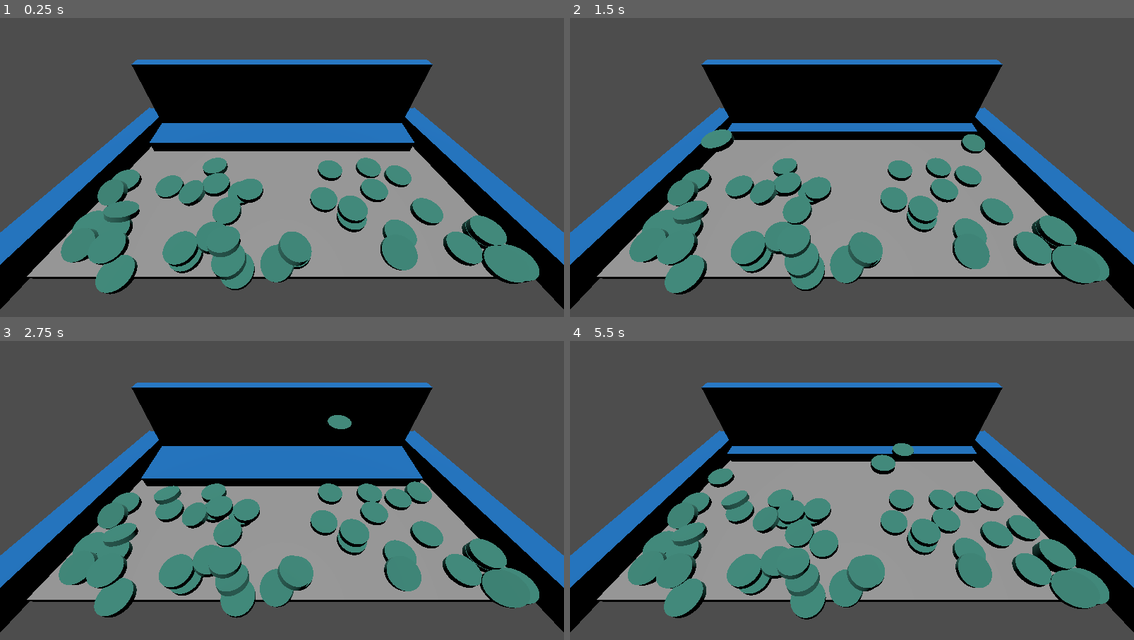
Above: before the commit, frames 1-4 (two rows, left to right).
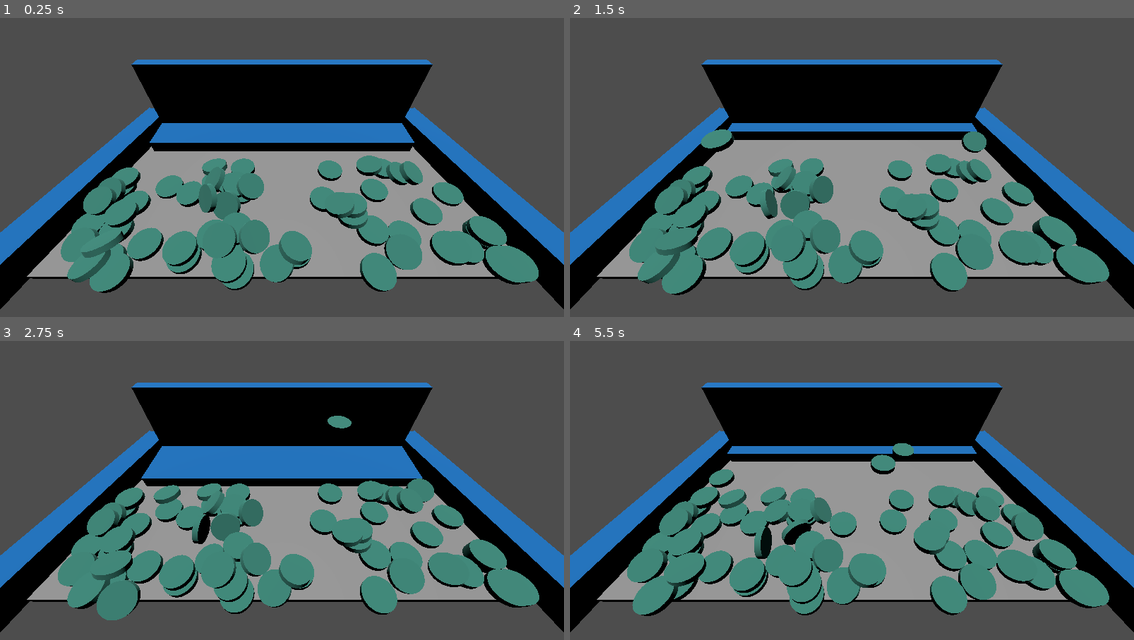
Above: after the commit, the same moments.

Repository: kennethbchen/Coin-Pusher-Game
Game: Godot game, scene res://Game.tscn
Two runs of this game, one before a commit and one after it. Both use one fixed random seed, a clock stepped at 60 frames per second and the inputs below.
Inputs (mouse positions are in pixels of both pictures, inside the frame that each line leads up to):
- Up to frame 1 (0.25 s): no input
- Up to frame 2 (1.5 s): move the mouse to (976, 143) at 0.52 s; press the mouse at (976, 143) at 0.53 s; move the mouse to (739, 173) at 1.27 s; release the mouse at (739, 173) at 1.28 s; click (739, 173) at 1.35 s
- Up to frame 3 (2.75 s): move the mouse to (338, 412) at 2.02 s; press the mouse at (338, 412) at 2.03 s
- Up to frame 4 (5.5 s): move the mouse to (823, 544) at 2.77 s; release the mouse at (823, 544) at 2.78 s; click (823, 544) at 2.85 s; move the mouse to (1021, 529) at 3.52 s; press the mouse at (1021, 529) at 3.53 s; move the mouse to (682, 433) at 4.27 s; release the mouse at (682, 433) at 4.28 s; click (682, 433) at 4.35 s; move the mouse to (880, 481) at 5.02 s; press the mouse at (880, 481) at 5.03 s

The runs differ from the first frame. In frame 1, 7.3% of the frame differs, in the area x 10-96%, y 45-93%; in frame 2, 7.8%; in frame 3, 8.4%; in frame 4, 9.9%, in the area x 10-96%, y 34-94%.

Commit message:
Made token editor script

Diff:
--- a/Game.tscn
+++ b/Game.tscn
@@ -8,7 +8,7 @@
 [ext_resource type="PackedScene" uid="uid://b2uf3gdkkx4wt" path="res://Scenes/Bounding Wall.tscn" id="5_i7ahu"]
 
 [sub_resource type="BoxShape3D" id="BoxShape3D_ss8l5"]
-size = Vector3(14.6477, 0.130174, 4.13818)
+size = Vector3(14.6477, 0.0645659, 4.13818)
 
 [sub_resource type="PhysicsMaterial" id="PhysicsMaterial_v5i0y"]
 rough = true
--- a/Scenes/Token.tscn
+++ b/Scenes/Token.tscn
@@ -1,15 +1,12 @@
 [gd_scene load_steps=6 format=3 uid="uid://dco6gh876g323"]
 
 [ext_resource type="Material" uid="uid://jdclmigjfj0o" path="res://Materials/TestMat.tres" id="1_usiua"]
+[ext_resource type="Script" path="res://Scripts/Token.gd" id="1_y4slo"]
 
 [sub_resource type="PhysicsMaterial" id="PhysicsMaterial_2hsnt"]
 
 [sub_resource type="CylinderShape3D" id="CylinderShape3D_2xh65"]
 height = 0.2
-radius = 0.447245
-
-[sub_resource type="CylinderShape3D" id="CylinderShape3D_vhgic"]
-height = 0.0374528
 
 [sub_resource type="CylinderMesh" id="CylinderMesh_11f54"]
 material = ExtResource("1_usiua")
@@ -20,12 +17,10 @@
 mass = 0.02
 physics_material_override = SubResource("PhysicsMaterial_2hsnt")
 continuous_cd = true
+script = ExtResource("1_y4slo")
 
-[node name="MainCollision" type="CollisionShape3D" parent="."]
+[node name="CollisionShape3D" type="CollisionShape3D" parent="."]
 shape = SubResource("CylinderShape3D_2xh65")
-
-[node name="SmallCollision" type="CollisionShape3D" parent="."]
-shape = SubResource("CylinderShape3D_vhgic")
 
 [node name="MeshInstance3D" type="MeshInstance3D" parent="."]
 mesh = SubResource("CylinderMesh_11f54")
--- a/Scripts/Game.gd
+++ b/Scripts/Game.gd
@@ -15,7 +15,7 @@
 func _ready():
 
 
-	for i in range(0, 40):
+	for i in range(0, 60):
 		var token = _create_token()
 		token.position = spawn_area.get_random_point()
 
--- /dev/null
+++ b/Scripts/Token.gd
@@ -0,0 +1,42 @@
+@tool
+
+extends RigidBody3D
+
+@onready var collision: = $CollisionShape3D
+@onready var mesh: = $MeshInstance3D
+
+@export_range(0.001, 10, 0.001, "or_greater") var height: float = 0.2
+@export_range(0.001, 10, 0.001, "or_greater") var radius: float = 0.5
+
+var cylinder_shape: CylinderShape3D
+var cylinder_mesh: CylinderMesh
+
+# Called when the node enters the scene tree for the first time.
+func _ready():
+	assert(collision.shape is CylinderShape3D)
+	assert(mesh.mesh is CylinderMesh)
+
+	cylinder_shape = collision.shape as CylinderShape3D
+	cylinder_mesh = mesh.mesh as CylinderMesh
+
+	# Change dimensions of token
+	cylinder_shape.radius = radius
+	cylinder_shape.height = height
+
+	cylinder_mesh.top_radius = radius
+	cylinder_mesh.bottom_radius = radius
+	cylinder_mesh.height = height
+
+
+
+# Called every frame. 'delta' is the elapsed time since the previous frame.
+func _process(delta):
+
+
+	if Engine.is_editor_hint():
+		cylinder_shape.radius = radius
+		cylinder_shape.height = height
+
+		cylinder_mesh.top_radius = radius
+		cylinder_mesh.bottom_radius = radius
+		cylinder_mesh.height = height
